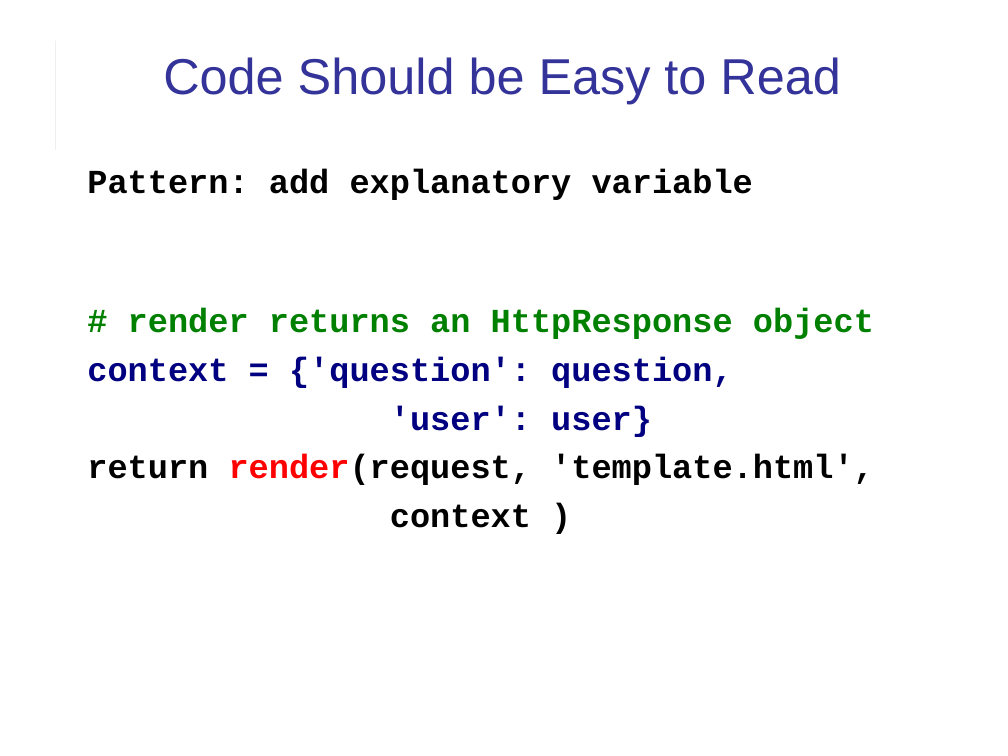
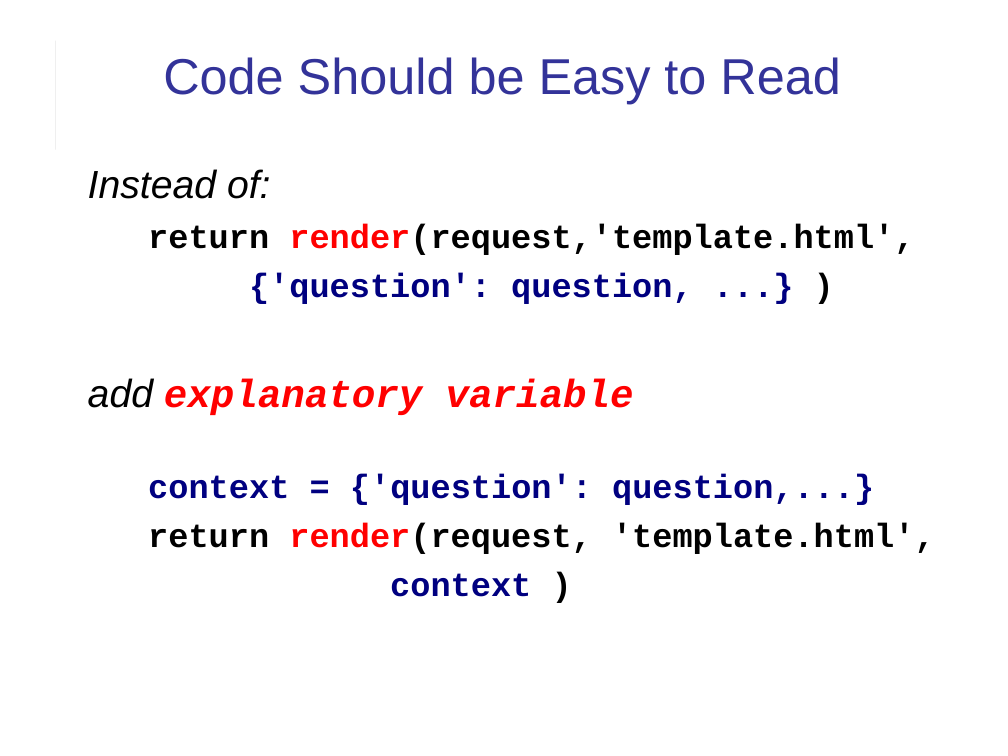
Before and after one commit to cpske/ISP, a slide deck: slide 12 of django/Django-review-1.ppt (slide 13 before the commit). Drawn at 1008x756 pixels with LibreOffice and Linux fonts; fonts in the diff are those of the drawing. Boxes give left, top, right and bottom in pixels: in the first picture for what was removed or moved away, otherwise in the second. Text is boxed around its words. In the diff, an @@ line names an element or a change of style, - is before the commit and + after.

```diff
--- a/django/Django-review-1.ppt
+++ b/django/Django-review-1.ppt
@@ text at [88,169,914,505]: text changed @@
-Pattern: add explanatory variable
-# render returns an HttpResponse object
-context = {'question': question,
-'user': user}
+Instead of:
+return render(request,'template.html',
+{'question': question, ...} )
+add explanatory variable
+context = {'question': question,...}
@@ text at [148,523,935,597]: text colour #000000 to #000080 in "context" @@
```
Also in this commit, not shown: 17 other slides changed, 6 slides added, 2 slides removed, 4 other files.
